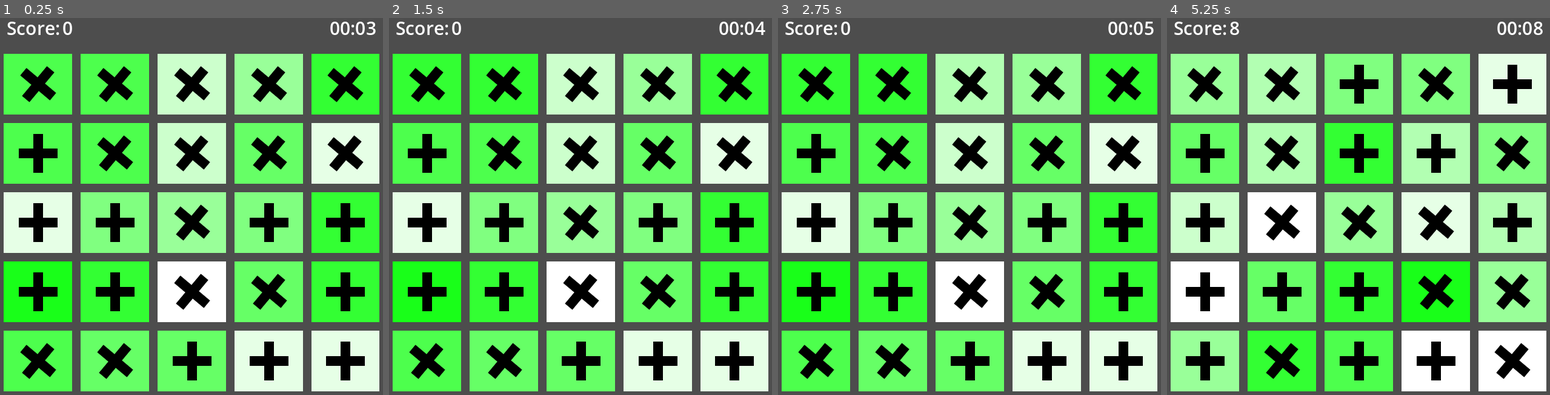
Above: before the commit, frames 1-4 (left to right).
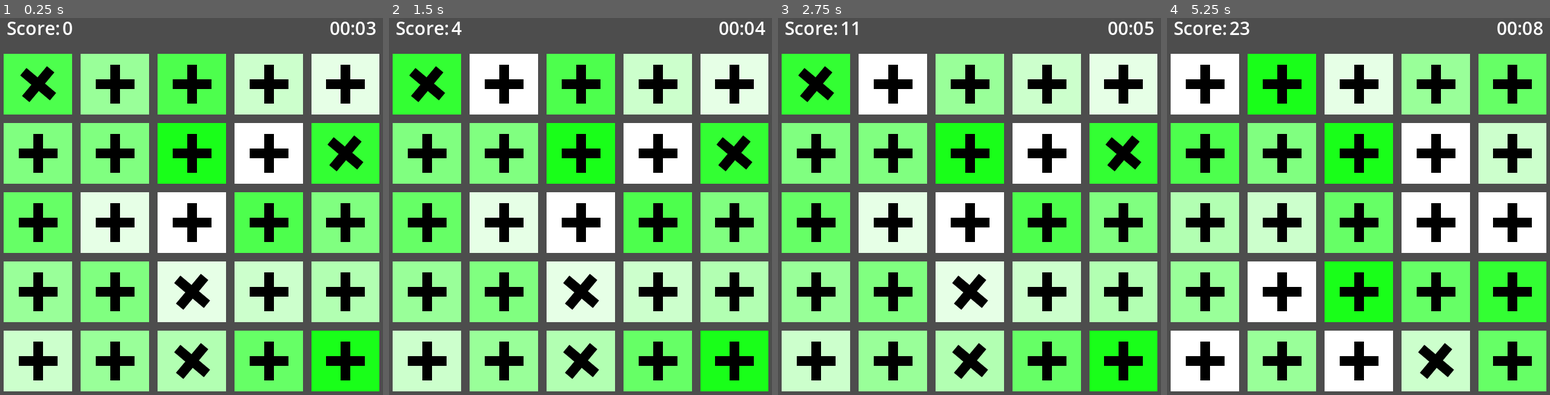
Above: after the commit, the same moments.

Repository: samlitowitz/color-grid-clicker
Game: Godot game, scene res://Game/game.tscn
Same seed, same stepped clock (60 frames per second), same inputs: the game is played once before the commit and once after it.
Inputs (mouse positions are in pixels of both pictures, inside the frame that each line leads up to):
- Up to frame 1 (0.25 s): no input
- Up to frame 2 (1.5 s): tap Enter at 0.5 s; move the mouse to (427, 85) at 0.52 s; press the mouse at (427, 85) at 0.53 s; tap Space at 1.25 s; move the mouse to (503, 85) at 1.27 s; release the mouse at (503, 85) at 1.28 s; click (503, 85) at 1.35 s
- Up to frame 3 (2.75 s): move the mouse to (969, 85) at 2.02 s; press the mouse at (969, 85) at 2.03 s
- Up to frame 4 (5.25 s): tap Enter at 2.75, 4.25 s; move the mouse to (1435, 85) at 2.77 s; release the mouse at (1435, 85) at 2.78 s; click (1435, 85) at 2.85 s; tap Space at 3.5, 5 s; move the mouse to (1511, 85) at 3.52 s; press the mouse at (1511, 85) at 3.53 s; move the mouse to (1205, 153) at 4.27 s; release the mouse at (1205, 153) at 4.28 s; click (1205, 153) at 4.35 s; move the mouse to (1281, 153) at 5.02 s; press the mouse at (1281, 153) at 5.03 s

The runs differ from the first frame. In frame 1, 61% of the frame differs, in the area x 0-100%, y 9-100%; in frame 2, 61%; in frame 3, 61%; in frame 4, 64%, in the area x 0-100%, y 0-100%.

Commit message:
Update files

Diff:
--- a/Game/game.gd
+++ b/Game/game.gd
@@ -62,14 +62,14 @@
 	var oper = self._grid_cells[source].oper
 	var val = self._grid_cells[source].value
 
+	var should_gen_new_oper = self._rnd.randi_range(0, 100) < 50
 	if oper == Operator.OperType.ADD:
 		self._score += val
 	elif oper == Operator.OperType.MULT:
 		self._score *= 1.0 + float(val) / float(self.MAX_INIT_VALUE)
+		should_gen_new_oper = self._rnd.randi_range(0, 100) < 80
 
 	self._total_label.text = "%d" % self._score
-
-	var should_gen_new_oper = self._rnd.randi_range(0, 100) < 20
 
 	if not should_gen_new_oper:
 		self._grid_cells[source].value = val + 1
@@ -91,7 +91,7 @@
 		return
 	if not self._grid_cells.has(uuid):
 		return
-	var next_oper = Operator.OperType.values().pick_random()
+	var next_oper = self._random_oper_type()
 	var next_val = self._rnd.randi_range(1, self.MAX_INIT_VALUE)
 	self._grid_cells[uuid].oper = next_oper
 	self._grid_cells[uuid].value = next_val
@@ -101,3 +101,9 @@
 
 func _color_from_value(value: int) -> Color:
 	return Color.WHITE.lerp(Color.GREEN, float(value % 10) / 10.0)
+
+func _random_oper_type() -> Operator.OperType:
+	var v = self._rnd.randi_range(1, 100)
+	if v <= 10:
+		return Operator.OperType.MULT
+	return Operator.OperType.ADD
